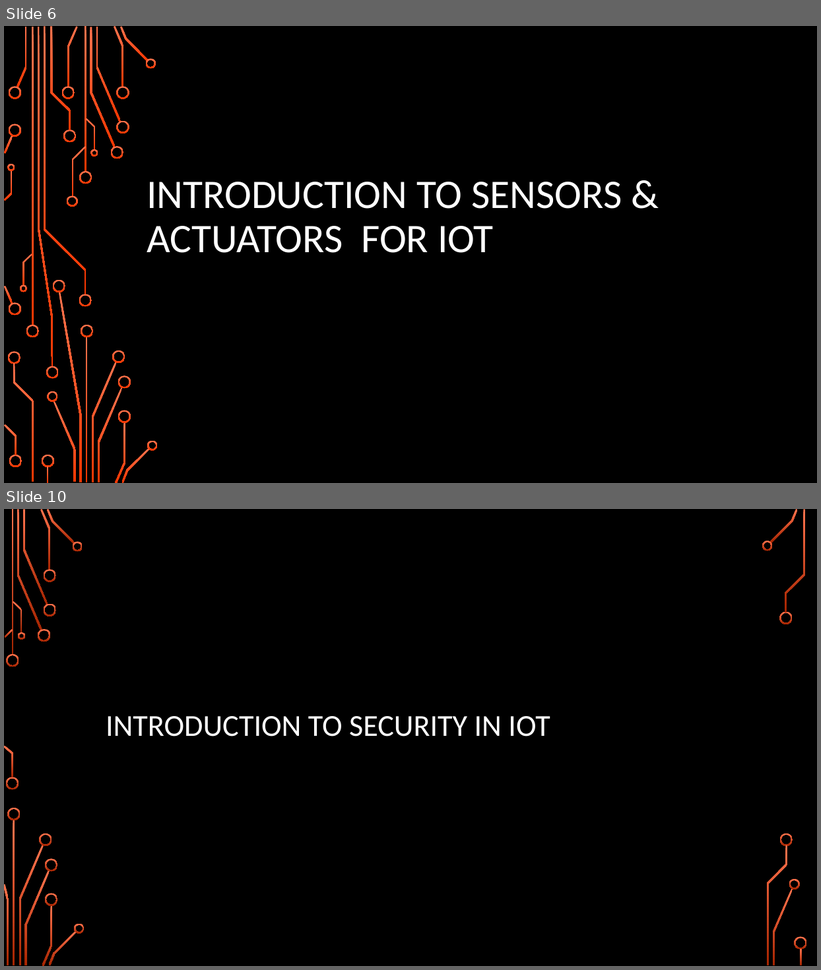
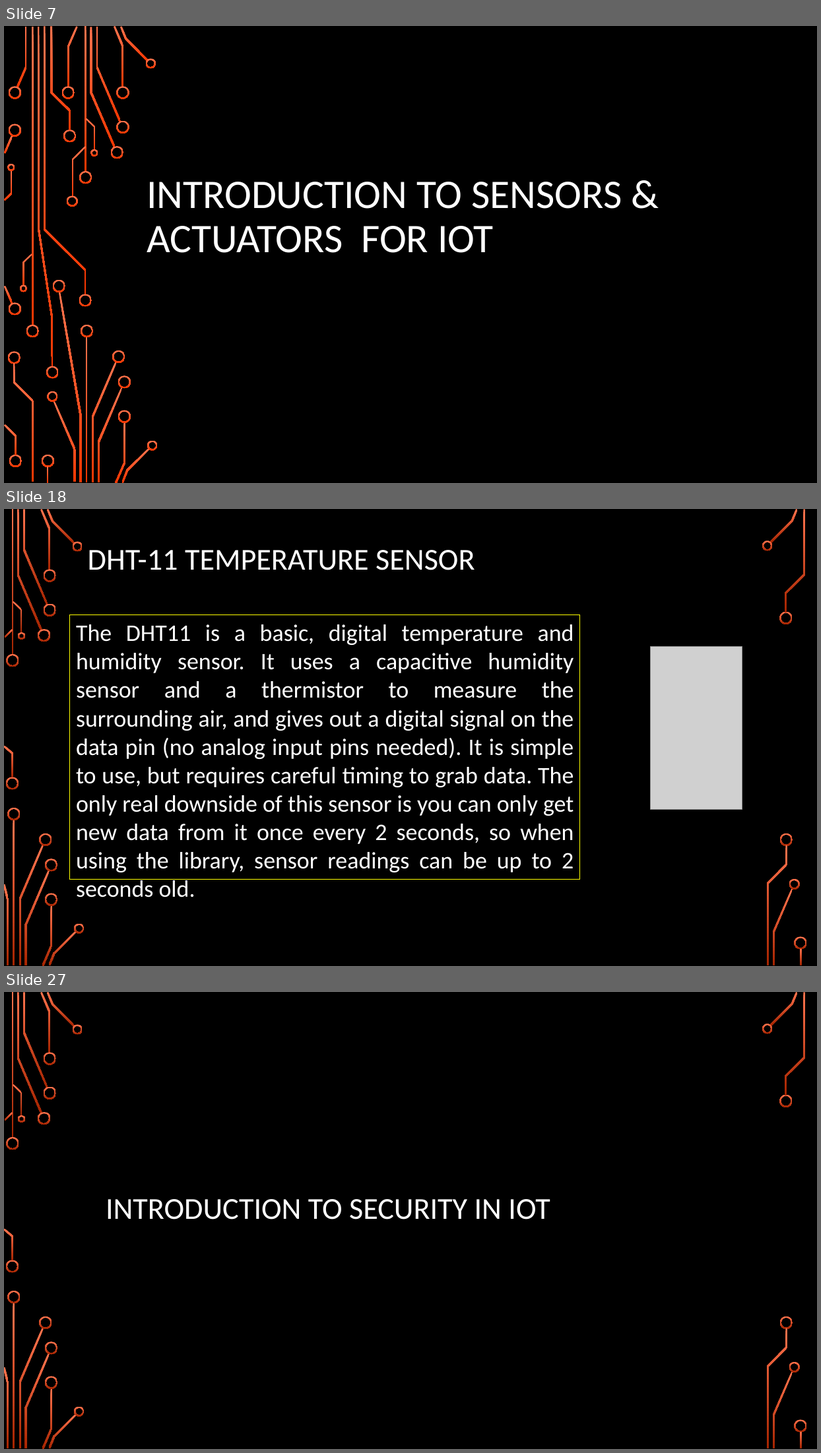
Before and after one commit to girishsukukumar/IoTWorkshop, a slide deck: Module-2.pptx. Shown one above the other, each under a label of ours: slides 6 and 10 before the commit, slides 7, 18 and 27 after it; the slides between them are not shown. The pictures are 821x970 and 821x1453 pixels, drawn with LibreOffice and Linux fonts; fonts in the diff are those of the drawing; grey boxes stand for pictures; background and template pictures are left out. Boxes give left, top, right and bottom in pixels: in the first picture for what was removed or moved away, otherwise in the second. Text is boxed around its words. In the diff, an @@ line names an element or a change of style, - is before the commit and + after.

```diff
--- a/Module-2.pptx
+++ b/Module-2.pptx
@@ slide 18 added at <box>4,509,817,966</box>, background picture (left out); not listed: 36 template elements that a slide beside it also shows @@
@@ title added at <box>88,550,475,570</box>, 36 pt, text #FFFFFF @@
+DHT-11 TEMPERATURE SENSOR
@@ rectangle added at <box>70,615,580,879</box>, outline #FFFF00 0.75 pt, 28 pt, text #FFFFFF @@
+The DHT11 is a basic, digital temperature and humidity sensor. It uses a capacitive humidity sensor and a thermistor to measure the surrounding air, and gives out a digital signal on the data pin (no analog input pins needed). It is simple to use, but requires careful timing to grab data. The only real downside of this sensor is you can only get new data from it once every 2 seconds, so when using the library, sensor readings can be up to 2 seconds old.
@@ picture added at <box>651,647,742,810</box> @@
@@ what was slide 6 is now slide 7 @@
@@ what was slide 10 is now slide 27 @@
```
Also in this commit, not shown: 6 slides changed, 16 other slides added.
